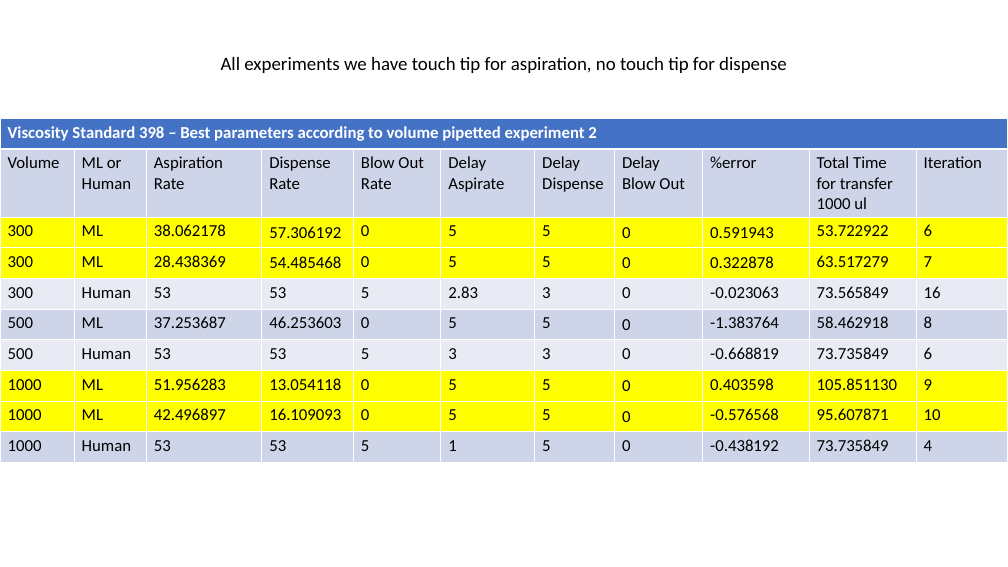
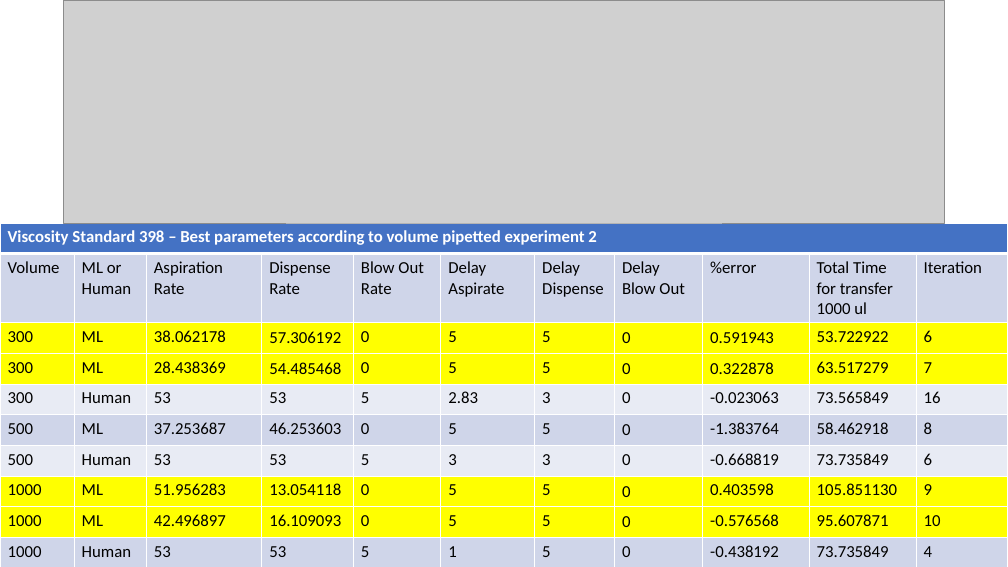
Before and after one commit to Quijanove/viscosity_liquid_transfer_Pablo, a slide deck: slide 9 of Opentrons_experiments/BOTorch_optimization/Shivam_Report/Graphs_updated_final.pptx. Drawn at 1008x567 pixels with LibreOffice and Linux fonts; fonts in the diff are those of the drawing; grey boxes stand for pictures. Boxes give left, top, right and bottom in pixels: in the first picture for what was removed or moved away, otherwise in the second. Text is boxed around its words. In the diff, an @@ line names an element or a change of style, - is before the commit and + after.

```diff
--- a/Opentrons_experiments/BOTorch_optimization/Shivam_Report/Graphs_updated_final.pptx
+++ b/Opentrons_experiments/BOTorch_optimization/Shivam_Report/Graphs_updated_final.pptx
@@ picture added at (64,0,945,223) @@
@@ text removed at (221,57,787,73) @@
-All experiments we have touch tip for aspiration, no touch tip for dispense
@@ table: place and size @@
-table at (0,119,1008,463)
+table at (0,223,1008,567)
```
Also in this commit, not shown: 5 other slides changed, 7 slides added, 7 slides removed, 3 other files.
